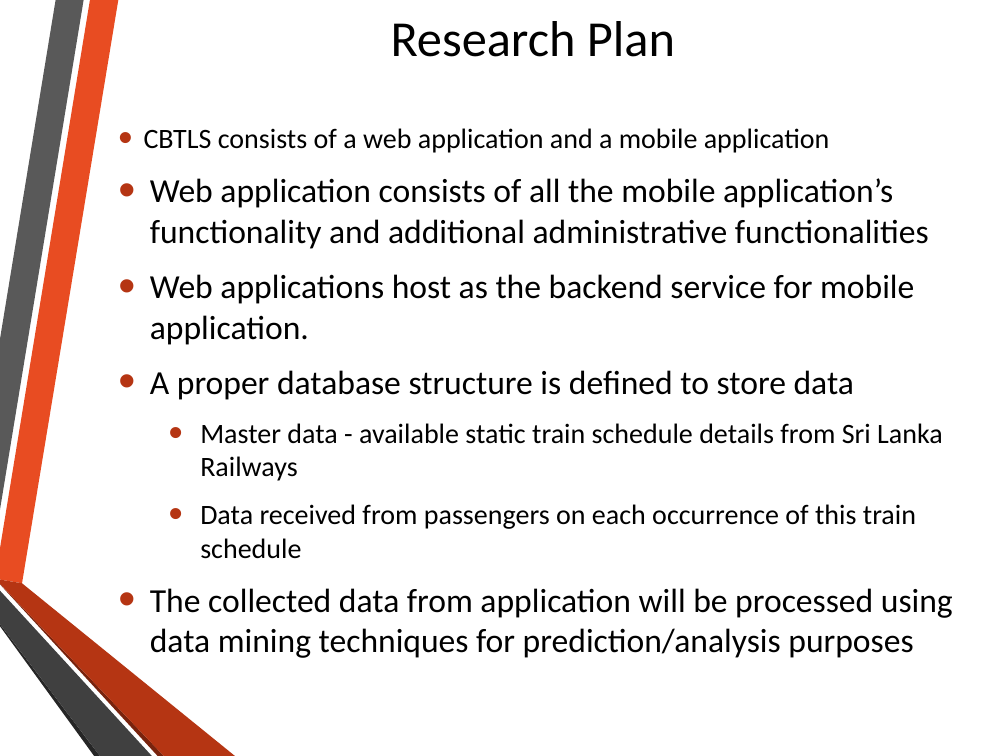
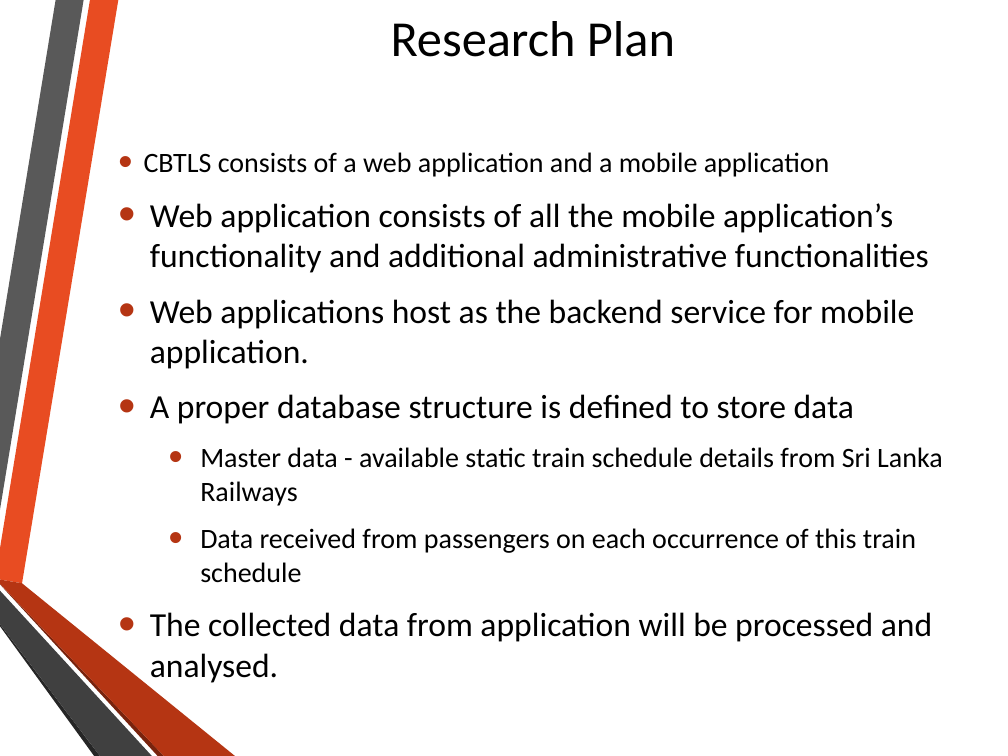
Before and after one commit to nadee158/cbtls, a slide deck: slide 15 of FinalSubmission/msc_final_presentation.pptx. Drawn at 1008x756 pixels with LibreOffice and Linux fonts; fonts in the diff are those of the drawing; background and template pictures are left out. Boxes give left, top, right and bottom in pixels: in the first picture for what was removed or moved away, otherwise in the second. Text is boxed around its words. In the diff, an @@ line names an element or a change of style, - is before the commit and + after.

```diff
--- a/FinalSubmission/msc_final_presentation.pptx
+++ b/FinalSubmission/msc_final_presentation.pptx
@@ text at <box>150,612,932,683</box>: text changed @@
-• The collected data from application will be processed using data mining techniques for prediction/analysis purposes
+• The collected data from application will be processed and analysed.
```
Also in this commit, not shown: 6 other slides changed, 12 slides added, 3 slides removed.
